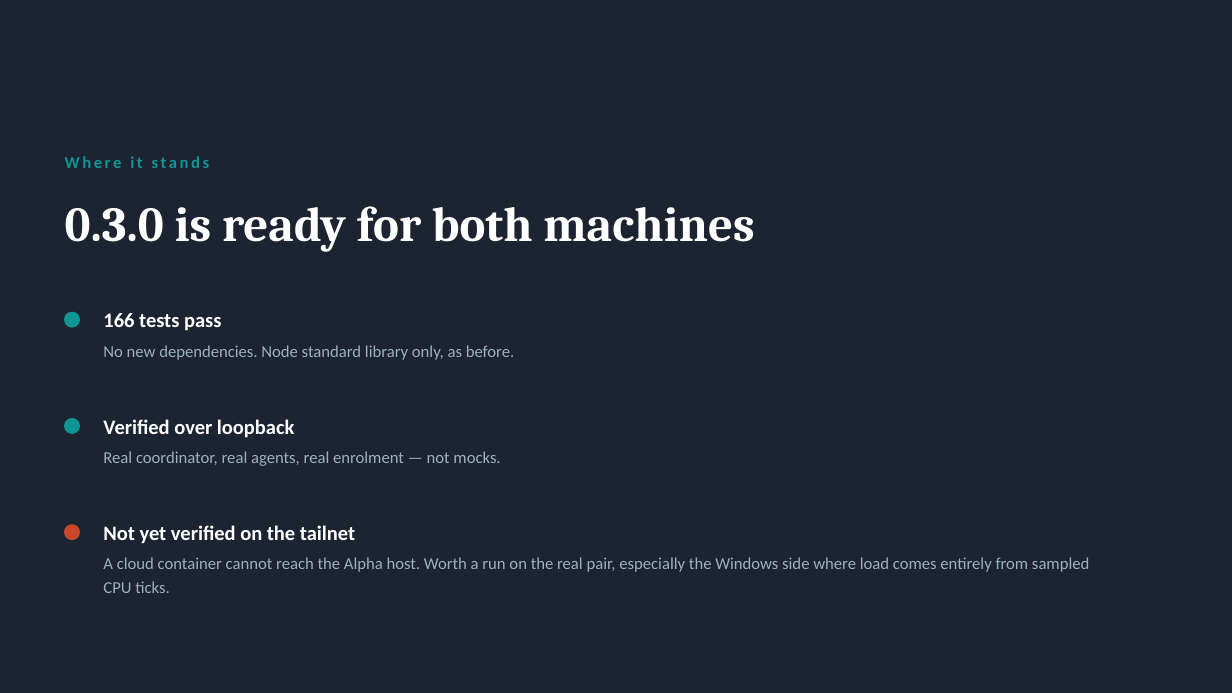
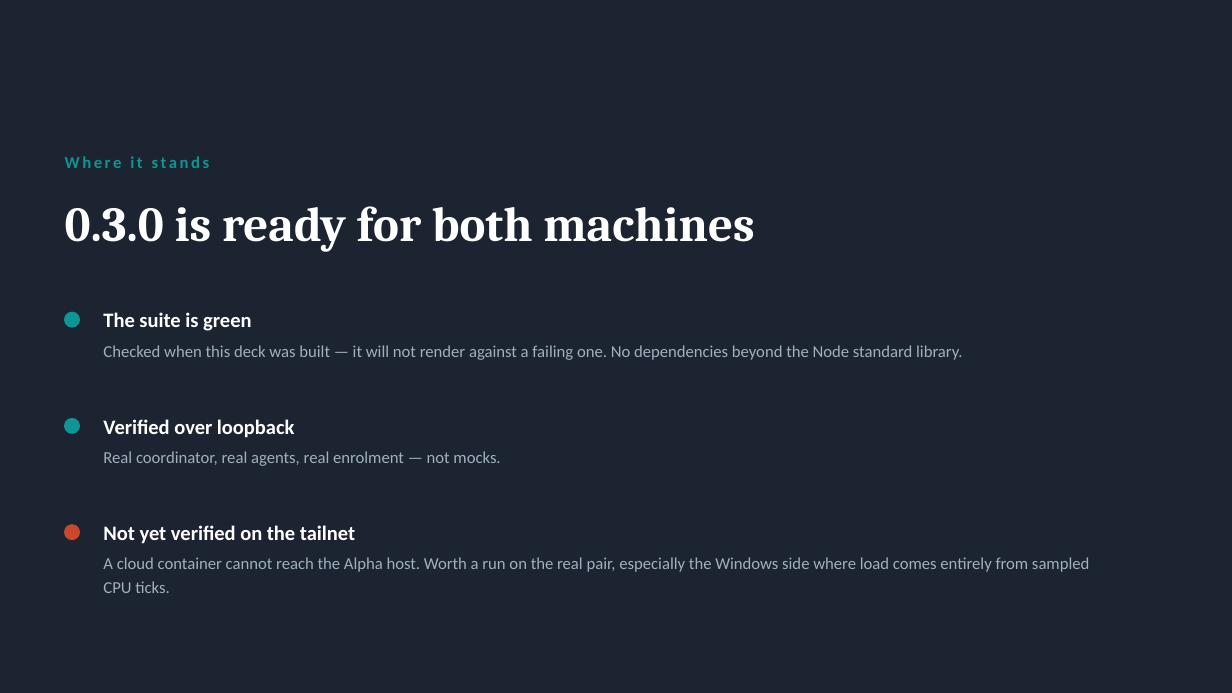
Before and after one commit to vyos88/Personal-AI-1.2, a slide deck: slide 12 of docs/deck/alpha-tunnel.pptx. Drawn at 1232x693 pixels with LibreOffice and Linux fonts; fonts in the diff are those of the drawing. Boxes give left, top, right and bottom in pixels: in the first picture for what was removed or moved away, otherwise in the second. Text is boxed around its words. In the diff, an @@ line names an element or a change of style, - is before the commit and + after.

```diff
--- a/docs/deck/alpha-tunnel.pptx
+++ b/docs/deck/alpha-tunnel.pptx
@@ text at <box>103,312,251,331</box>: text changed @@
-166 tests pass
+The suite is green
@@ text at <box>103,345,962,360</box>: text changed @@
-No new dependencies. Node standard library only, as before.
+Checked when this deck was built — it will not render against a failing one. No dependencies beyond the Node standard library.
```
Also in this commit, not shown: 2 other files.
